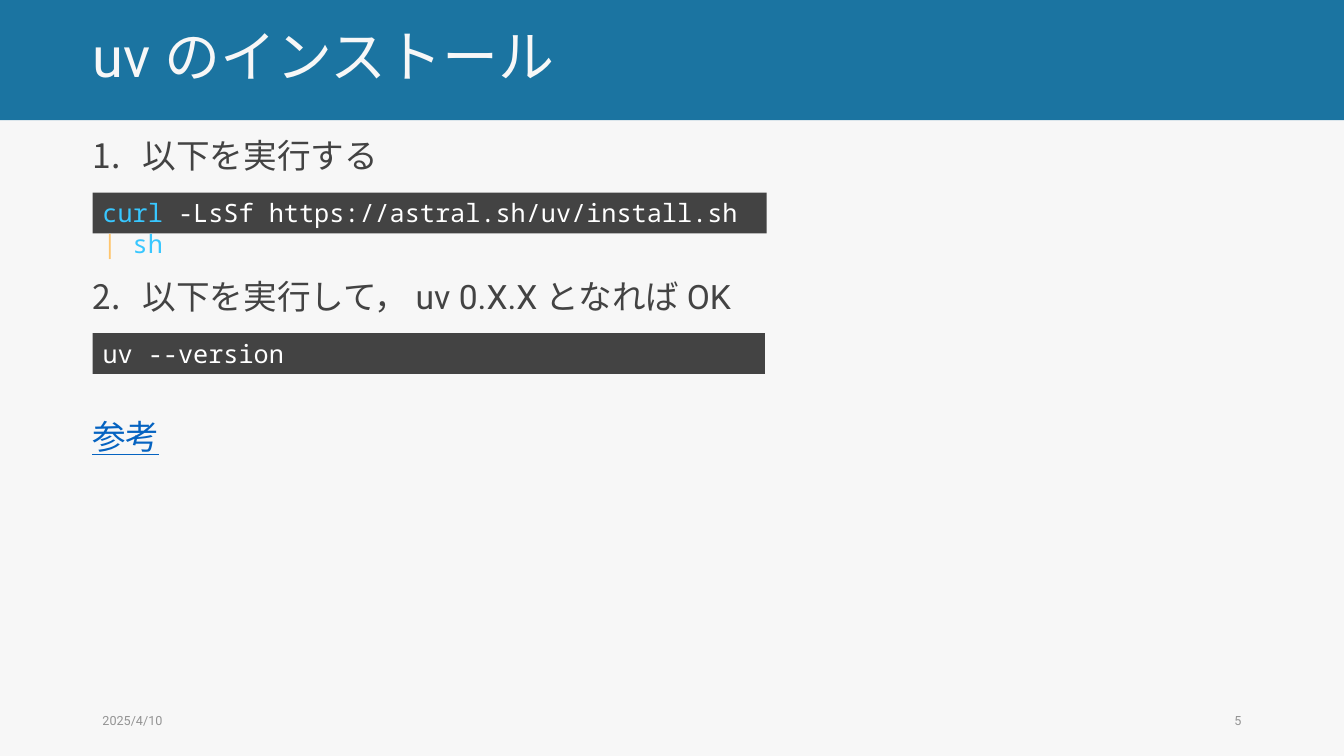
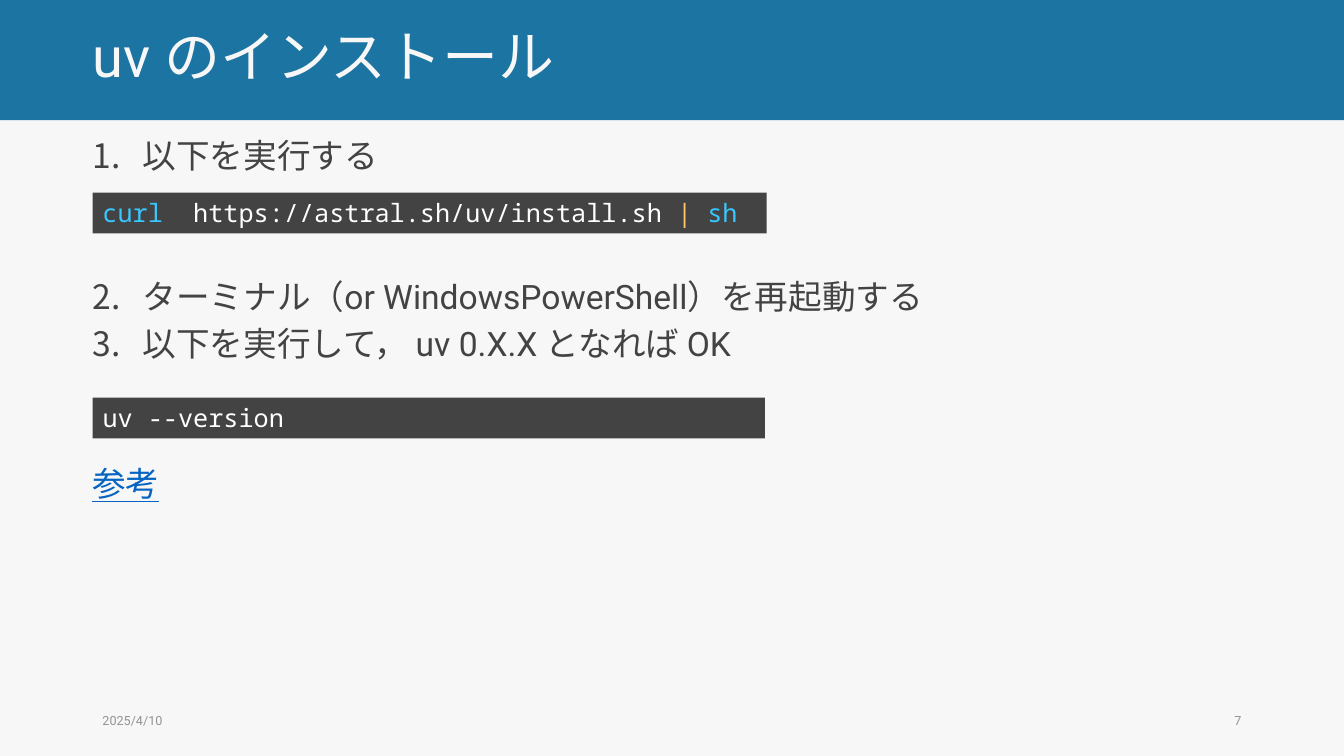
Before and after one commit to ryu-thakahashi/exp-psych-programs-25S, a slide deck: slide 7 of docs/lec_pptx/forge_env.pptm (slide 5 before the commit). Drawn at 1344x756 pixels with LibreOffice and Linux fonts; fonts in the diff are those of the drawing. Boxes give left, top, right and bottom in pixels: in the first picture for what was removed or moved away, otherwise in the second. Text is boxed around its words. In the diff, an @@ line names an element or a change of style, - is before the commit and + after.

```diff
--- a/docs/lec_pptx/forge_env.pptm
+++ b/docs/lec_pptx/forge_env.pptm
@@ text in rectangle at (102,203,737,228): text changed @@
-curl -LsSf https://astral.sh/uv/install.sh | sh
+curl https://astral.sh/uv/install.sh | sh
@@ text at (143,280,923,312): paragraph added @@
+2. ターミナル（or WindowsPowerShell）を再起動する
@@ rectangle "uv --version": place and size @@
-rectangle "uv --version" at (93,334,765,374)
+rectangle "uv --version" at (93,398,765,439)
@@ page number at (1234,716,1241,725): text changed @@
-5
+7
```
Also in this commit, not shown: 11 other slides changed, 5 slides added, 56 other files.
